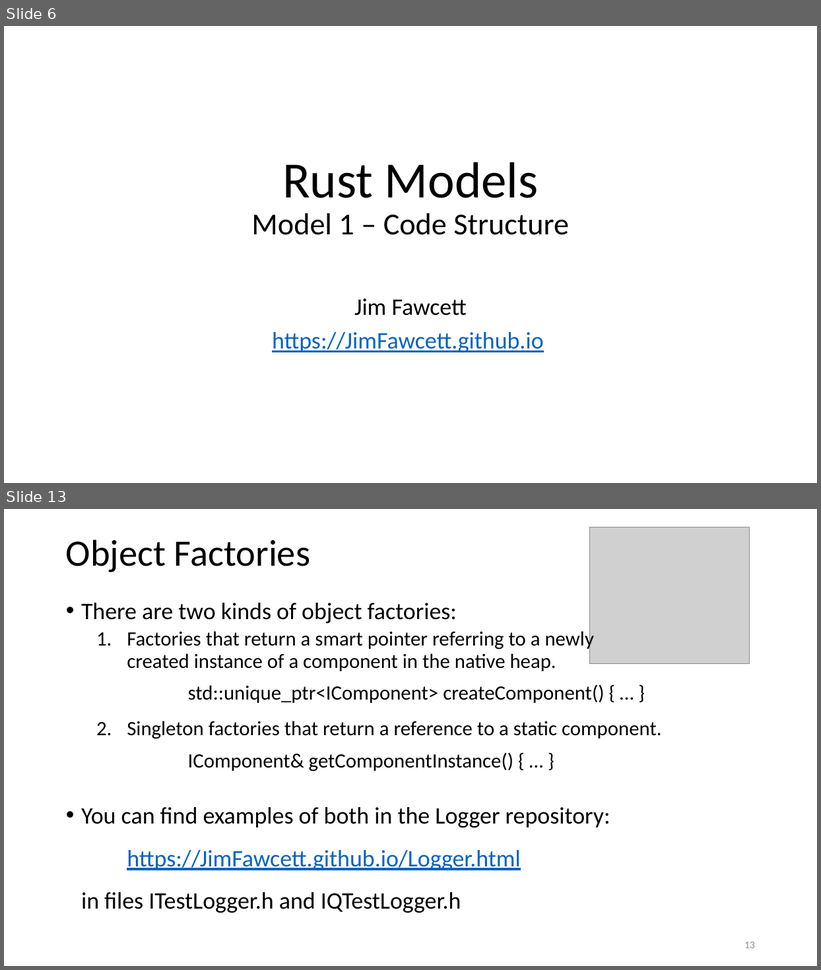
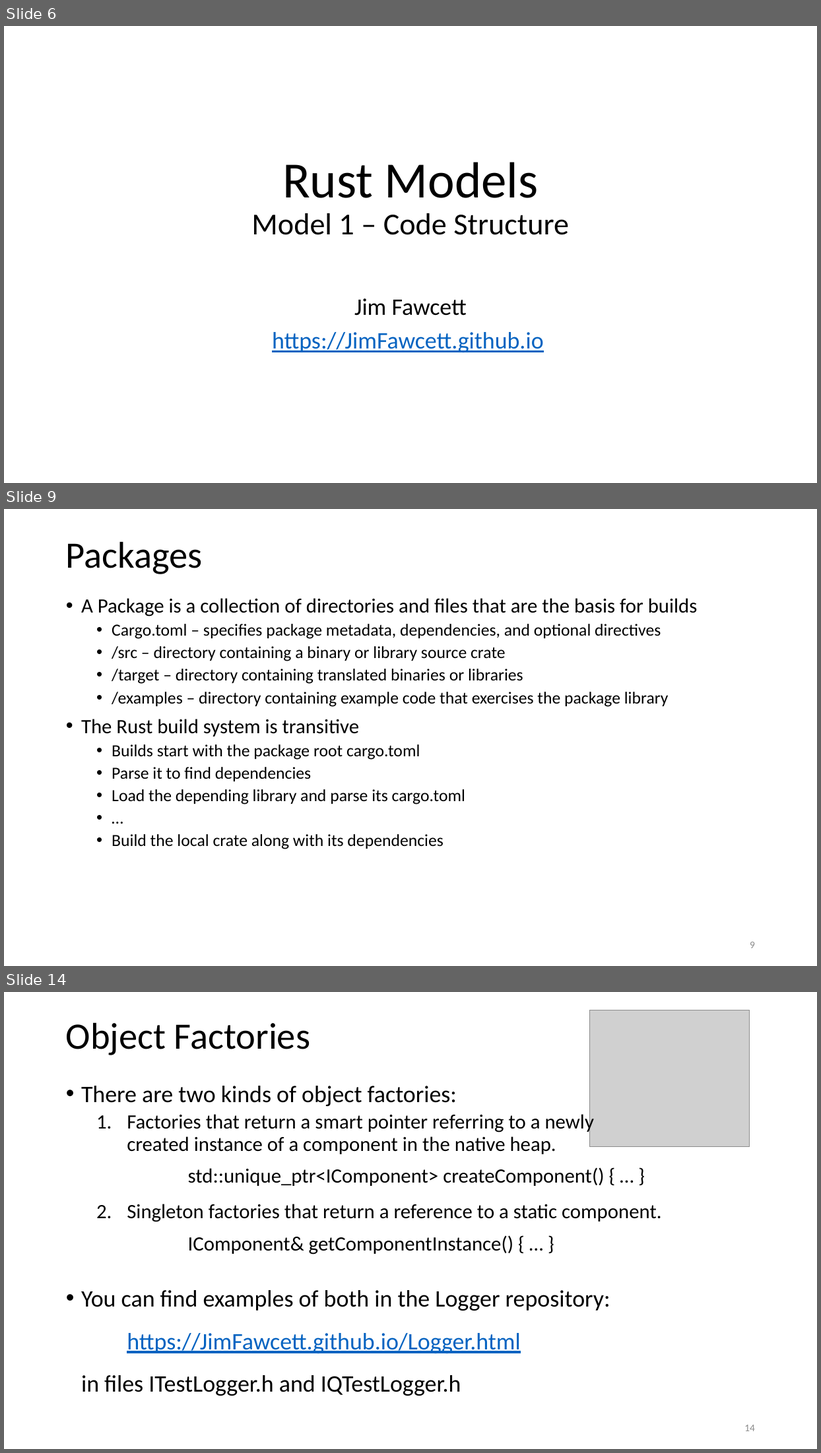
Before and after one commit to JimFawcett/JimFawcett.github.io, a slide deck: Resources/RustModels.pptx. Shown one above the other, each under a label of ours: slides 6 and 13 before the commit, slides 6, 9 and 14 after it; the slides between them are not shown. The pictures are 821x970 and 821x1453 pixels, drawn with LibreOffice and Linux fonts; fonts in the diff are those of the drawing; grey boxes stand for pictures. Boxes give left, top, right and bottom in pixels: in the first picture for what was removed or moved away, otherwise in the second. Text is boxed around its words. In the diff, an @@ line names an element or a change of style, - is before the commit and + after.

```diff
--- a/Resources/RustModels.pptx
+++ b/Resources/RustModels.pptx
@@ slide 9 added at <box>4,509,817,966</box>, background #FFFFFF @@
@@ title added at <box>66,541,203,574</box>, 44 pt, text #000000 @@
+Packages
@@ text added at <box>81,598,698,850</box>, 20 pt, text #000000 @@
+• A Package is a collection of directories and files that are the basis for builds
+  • Cargo.toml – specifies package metadata, dependencies, and optional directives
+  • /src – directory containing a binary or library source crate
+  • /target – directory containing translated binaries or libraries
+  • /examples – directory containing example code that exercises the package library
+• The Rust build system is transitive
+  • Builds start with the package root cargo.toml
+  • Parse it to find dependencies
+  • Load the depending library and parse its cargo.toml
+  • …
+  • Build the local crate along with its dependencies
@@ page number added at <box>750,942,755,949</box>, 12 pt, text #8C8C8C @@
+9
@@ what was slide 13 is now slide 14 @@
@@ page number at <box>745,1425,755,1432</box>: text changed @@
-13
+14
```
Also in this commit, not shown: 5 slides changed, 1 other slide added, 1 slide removed, 5 other files.
